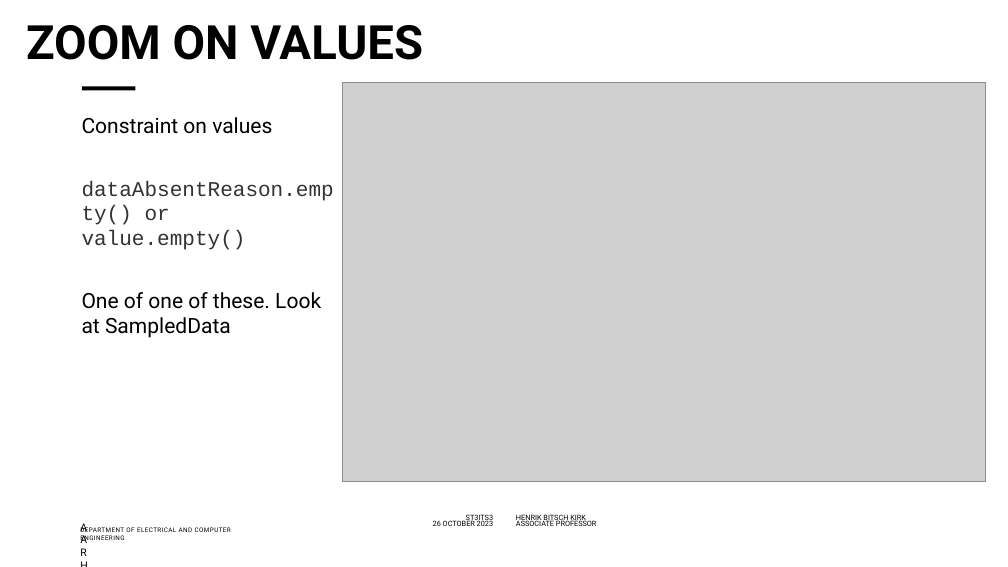
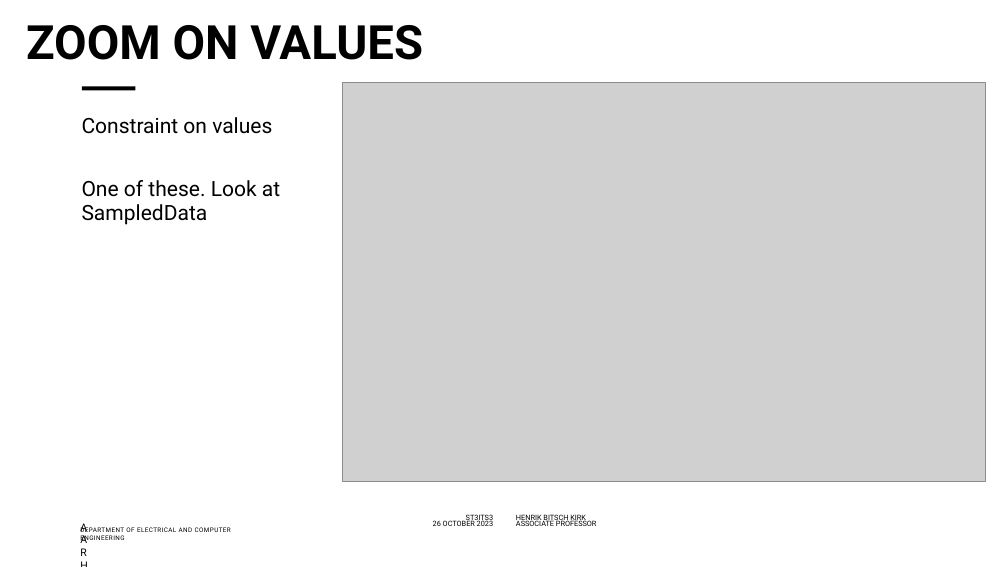
Before and after one commit to codesmurf/st3its3_teaching, a slide deck: slide 20 of 13 FHIR/Fhir.pptx (slide 19 before the commit). Drawn at 1008x567 pixels with LibreOffice and Linux fonts; fonts in the diff are those of the drawing; grey boxes stand for pictures; background and template pictures are left out. Boxes give left, top, right and bottom in pixels: in the first picture for what was removed or moved away, otherwise in the second. Text is boxed around its words. In the diff, an @@ line names an element or a change of style, - is before the commit and + after.

```diff
--- a/13 FHIR/Fhir.pptx
+++ b/13 FHIR/Fhir.pptx
@@ text at bbox=[82, 180, 280, 225]: text changed; font Courier New to Roboto; text colour #333333 to #000000 @@
-dataAbsentReason.empty() or value.empty()
-One of one of these. Look at SampledData
+One of these. Look at SampledData
```
Also in this commit, not shown: 2 other slides changed, 2 slides added, 1 slide removed.
